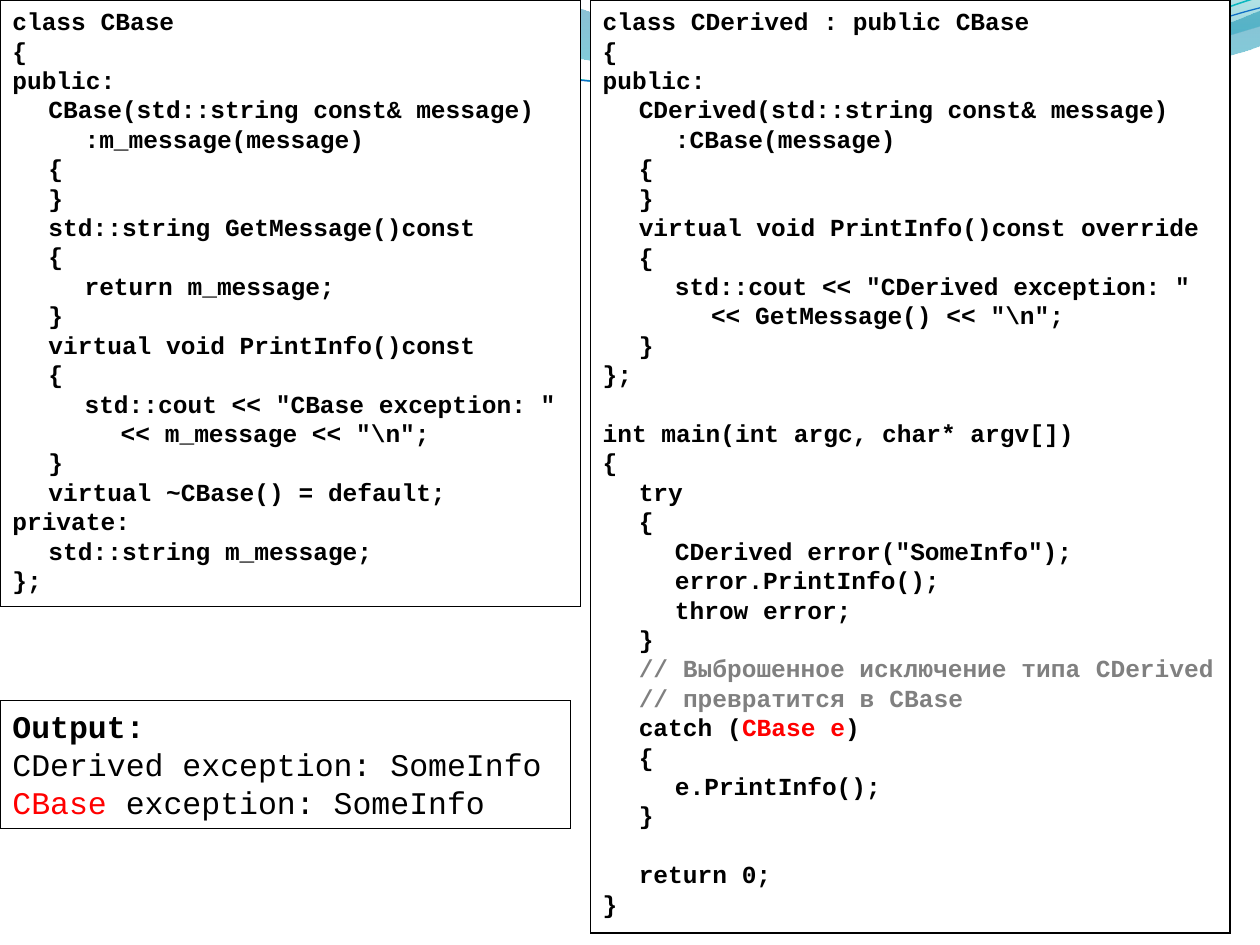
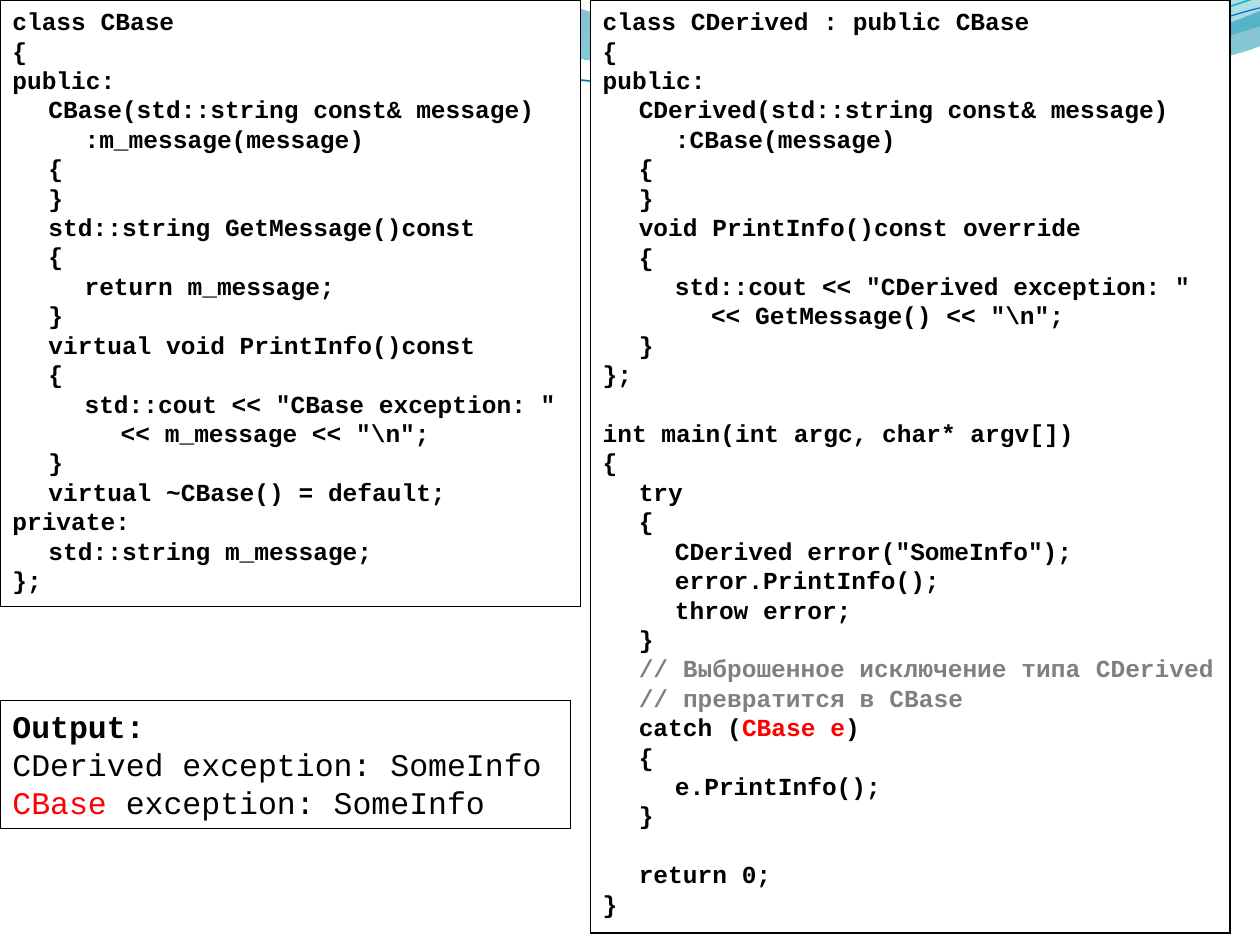
Before and after one commit to alexey-malov/oop, a slide deck: slide 11 of lectures/05/Обработка ошибок и исключительных ситуаций.pptx. Drawn at 1260x945 pixels with LibreOffice and Linux fonts; fonts in the diff are those of the drawing; background and template pictures are left out. Boxes give left, top, right and bottom in pixels: in the first picture for what was removed or moved away, otherwise in the second. Text is boxed around its words. In the diff, an @@ line names an element or a change of style, - is before the commit and + after.

```diff
--- a/lectures/05/Обработка ошибок и исключительных ситуаций.pptx
+++ b/lectures/05/Обработка ошибок и исключительных ситуаций.pptx
@@ text in rectangle at bbox=[639, 218, 1081, 241]: text changed @@
-virtual void PrintInfo()const override
+void PrintInfo()const override
```
Also in this commit, not shown: 5 other slides changed, 1 other file.
